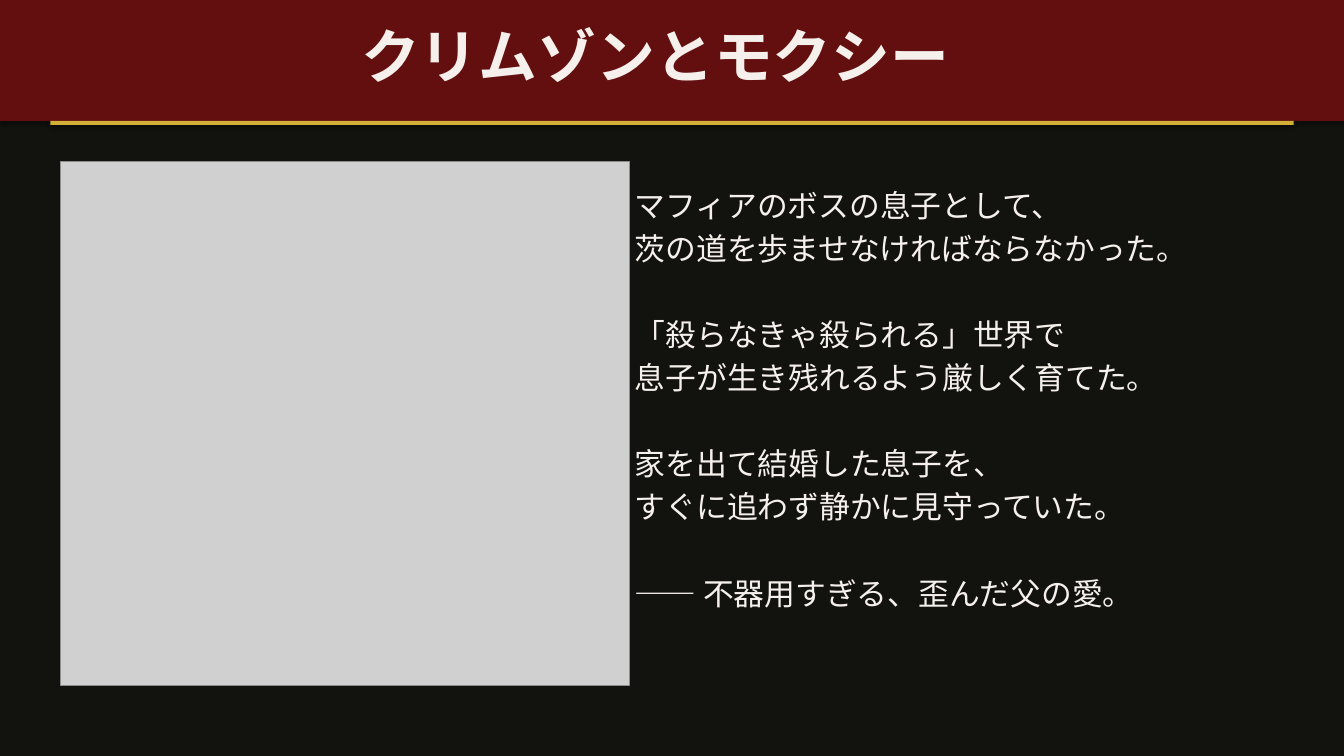
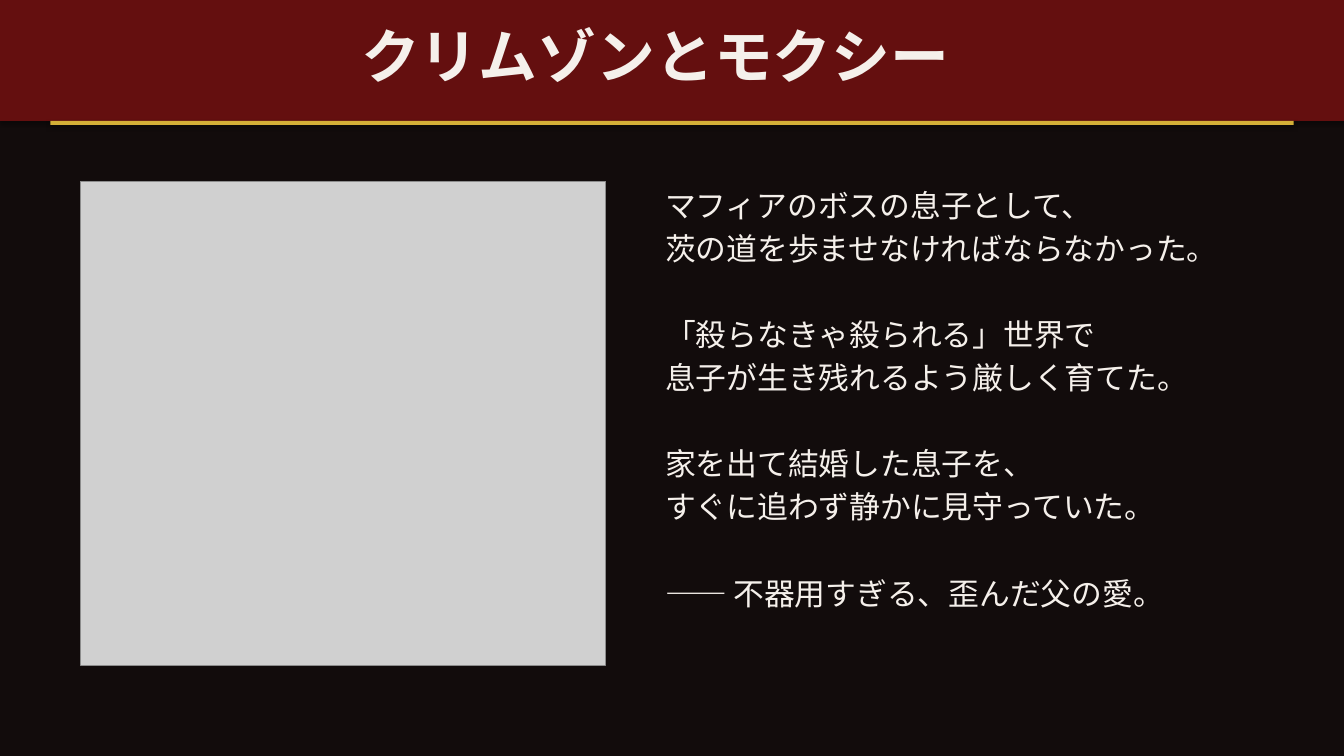
Before and after one commit to nanashi925/POWERPOINT, a slide deck: slide 7 of crimson_presentation.pptx. Drawn at 1344x756 pixels with LibreOffice and Linux fonts; fonts in the diff are those of the drawing; grey boxes stand for pictures. Boxes give left, top, right and bottom in pixels: in the first picture for what was removed or moved away, otherwise in the second. Text is boxed around its words. In the diff, an @@ line names an element or a change of style, - is before the commit and + after.

```diff
--- a/crimson_presentation.pptx
+++ b/crimson_presentation.pptx
@@ background #12120F to #120C0C @@
@@ picture: place and size @@
-picture at <box>60,161,629,686</box>
+picture at <box>81,181,606,665</box>
@@ text "マフィアのボスの息子として、": place and size @@
-text "マフィアのボスの息子として、" at <box>635,191,1188,608</box>
+text "マフィアのボスの息子として、" at <box>665,191,1218,608</box>
```
Also in this commit, not shown: 9 other slides changed, 1 other file.
